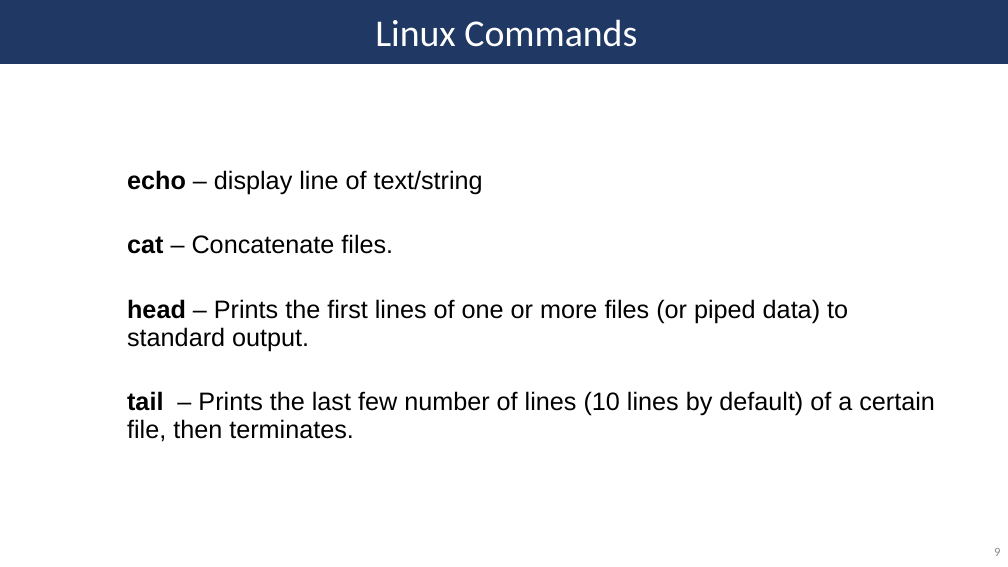
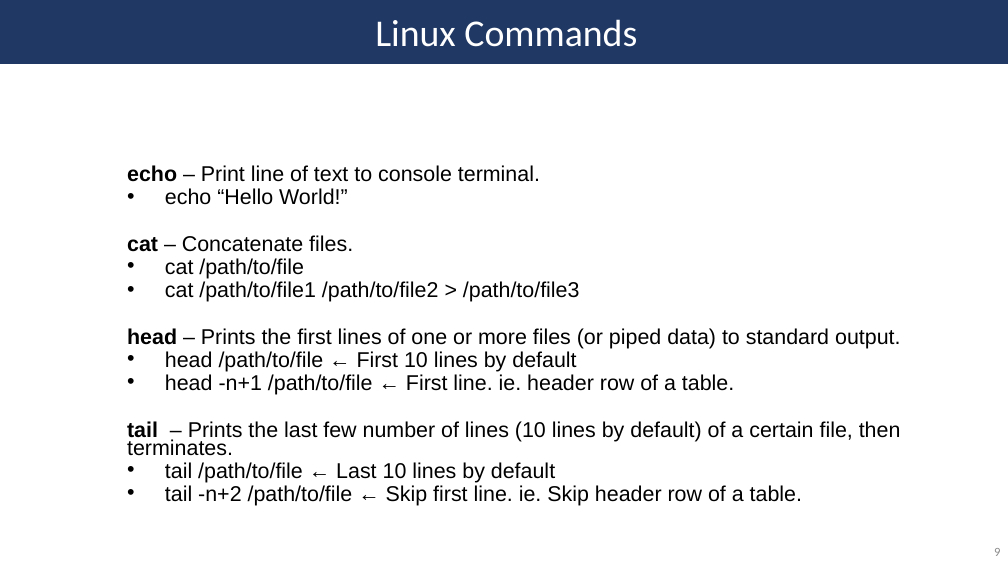
Before and after one commit to SycuroLab/arc_best_practices, a slide deck: slide 9 of arc_best_practices_presentation.pptx. Drawn at 1008x567 pixels with LibreOffice and Linux fonts; fonts in the diff are those of the drawing. Boxes give left, top, right and bottom in pixels: in the first picture for what was removed or moved away, otherwise in the second. Text is boxed around its words. In the diff, an @@ line names an element or a change of style, - is before the commit and + after.

```diff
--- a/arc_best_practices_presentation.pptx
+++ b/arc_best_practices_presentation.pptx
@@ text at (x1=127, y1=165, x2=540, y2=205): text changed; size 24 to 20.4 pt @@
-  echo – display line of text/string
+  echo – Print line of text to console terminal.
+  • echo “Hello World!”
@@ text at (x1=127, y1=235, x2=901, y2=456): size 24 to 20.4 pt in "cat – Concatenate files.", "head – Prints the first lines of ...", "tail – Prints the last few number ..."; line spacing 0.9 to 0.7 @@
@@ text at (x1=165, y1=258, x2=580, y2=302): paragraphs added @@
+  • cat /path/to/file
+  • cat /path/to/file1 /path/to/file2 > /path/to/file3
@@ text at (x1=165, y1=351, x2=734, y2=395): paragraphs added @@
+  • head /path/to/file ← First 10 lines by default
+  • head -n+1 /path/to/file ← First line. ie. header row of a table.
@@ text at (x1=165, y1=462, x2=802, y2=506): paragraphs added @@
+  • tail /path/to/file ← Last 10 lines by default
+  • tail -n+2 /path/to/file ← Skip first line. ie. Skip header row of a table.
```
Also in this commit, not shown: 22 other slides changed, 5 slides added, 1 slide removed, 10 other files.
